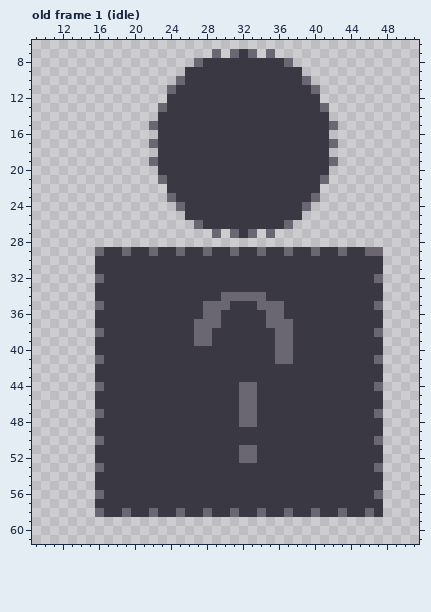
Two states of a pixel-art file, art/enemies/clarence.aseprite. Above, as it was before the edit.
64x64 pixels, 1 frame. Shown: old frame 1 (idle): x 9..51, y 6..61. The commit also changed other frames, which this record leaves out.
New version:
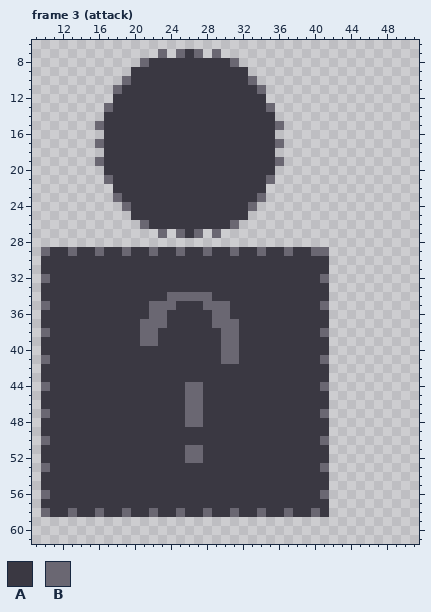
Palette (. is transparent): A #3a3842  B #6a6772
A new or re-ordered frame is compared with the old frame closest to it.
Difference:
frames 1 -> 6
Frame 3 (attack) is new; against old frame 1 (idle):
y 7: x 23 . -> B; x 25..27 ... -> BAB; x 31..33 BAB -> ...; x 35 B -> .
y 8: x 21..27 ......B -> BAAAAAA; x 31..37 AAAAAAB -> B......
y 9: x 20..25 ...... -> AAAAAA; x 33..38 AAAAAA -> ......
y 10: x 19..25 ......B -> BAAAAAA; x 33..39 AAAAAAB -> B......
y 11: x 18..24 ......B -> BAAAAAA; x 34..40 AAAAAAB -> B......
y 12: x 18..23 ...... -> AAAAAA; x 35..40 AAAAAA -> ......
y 13: x 17..23 ......B -> BAAAAAA; x 35..41 AAAAAAB -> B......
y 14: x 17..22 ...... -> AAAAAA; x 36..41 AAAAAA -> ......
y 15: x 16..22 ......B -> BAAAAAA; x 36..42 AAAAAAB -> B......
y 16: x 17..22 ...... -> AAAAAA; x 36..41 AAAAAA -> ......
y 17: x 16..22 ......B -> BAAAAAA; x 36..42 AAAAAAB -> B......
y 18: x 17..22 ...... -> AAAAAA; x 36..41 AAAAAA -> ......
y 19: x 16..22 ......B -> BAAAAAA; x 36..42 AAAAAAB -> B......
y 20: x 17..22 ...... -> AAAAAA; x 36..41 AAAAAA -> ......
y 21: x 17..23 ......B -> BAAAAAA; x 35..41 AAAAAAB -> B......
y 22: x 18..23 ...... -> AAAAAA; x 35..40 AAAAAA -> ......
y 23: x 18..24 ......B -> BAAAAAA; x 34..40 AAAAAAB -> B......
y 24: x 19..25 ......B -> BAAAAAA; x 33..39 AAAAAAB -> B......
y 25: x 20..25 ...... -> AAAAAA; x 33..38 AAAAAA -> ......
y 26: x 21..27 ......B -> BAAAAAA; x 31..37 AAAAAAB -> B......
y 27: x 23 . -> B; x 25..27 ... -> BAB; x 31..33 BAB -> ...; x 35 B -> .
y 29: x 10..15 ...... -> BAABAA; x 41..47 AABAABB -> B......
y 30..31: x 10..15 ...... -> AAAAAA; x 42..47 AAAAAA -> ......
y 32: x 10..16 ......B -> BAAAAAA; x 41..47 AAAAAAB -> B......
y 33: x 10..15 ...... -> AAAAAA; x 42..47 AAAAAA -> ......
y 34: x 10..15 ...... -> AAAAAA; x 24..28 AAAAA -> BBBBB; x 30..34 BBBBB -> AAAAA; x 42..47 AAAAAA -> ......
y 35: x 10..16 ......B -> BAAAAAA; x 22..24 AAA -> BBB; x 34..36 BBB -> AAA; x 41..47 AAAAAAB -> B......
y 36: x 10..15 ...... -> AAAAAA; x 22..23 AA -> BB; x 28 B -> A; x 30 A -> B; x 35..36 BB -> AA; x 42..47 AAAAAA -> ......
y 37: x 10..15 ...... -> AAAAAA; x 21..23 AAA -> BBB; x 27..28 BB -> AA; x 30..31 AA -> BB; x 35..37 BBB -> AAA; x 42..47 AAAAAA -> ......
y 38: x 10..16 ......B -> BAAAAAA; x 21..22 AA -> BB; x 27..28 BB -> AA; x 30..31 AA -> BB; x 36..37 BB -> AA; x 41..47 AAAAAAB -> B......
y 39: x 10..15 ...... -> AAAAAA; x 21..22 AA -> BB; x 27..28 BB -> AA; x 30..31 AA -> BB; x 36..37 BB -> AA; x 42..47 AAAAAA -> ......
y 40: x 10..15 ...... -> AAAAAA; x 30..31 AA -> BB; x 36..37 BB -> AA; x 42..47 AAAAAA -> ......
y 41: x 10..16 ......B -> BAAAAAA; x 30..31 AA -> BB; x 36..37 BB -> AA; x 41..47 AAAAAAB -> B......
y 42..43: x 10..15 ...... -> AAAAAA; x 42..47 AAAAAA -> ......
y 44: x 10..16 ......B -> BAAAAAA; x 26..27 AA -> BB; x 32..33 BB -> AA; x 41..47 AAAAAAB -> B......
y 45..46: x 10..15 ...... -> AAAAAA; x 26..27 AA -> BB; x 32..33 BB -> AA; x 42..47 AAAAAA -> ......
y 47: x 10..16 ......B -> BAAAAAA; x 26..27 AA -> BB; x 32..33 BB -> AA; x 41..47 AAAAAAB -> B......
y 48: x 10..15 ...... -> AAAAAA; x 26..27 AA -> BB; x 32..33 BB -> AA; x 42..47 AAAAAA -> ......
y 49: x 10..15 ...... -> AAAAAA; x 42..47 AAAAAA -> ......
y 50: x 10..16 ......B -> BAAAAAA; x 41..47 AAAAAAB -> B......
y 51..52: x 10..15 ...... -> AAAAAA; x 26..27 AA -> BB; x 32..33 BB -> AA; x 42..47 AAAAAA -> ......
y 53: x 10..16 ......B -> BAAAAAA; x 41..47 AAAAAAB -> B......
y 54..55: x 10..15 ...... -> AAAAAA; x 42..47 AAAAAA -> ......
y 56: x 10..16 ......B -> BAAAAAA; x 41..47 AAAAAAB -> B......
y 57: x 10..15 ...... -> AAAAAA; x 42..47 AAAAAA -> ......
y 58: x 10..15 ...... -> BAABAA; x 42..47 ABAABA -> ......
